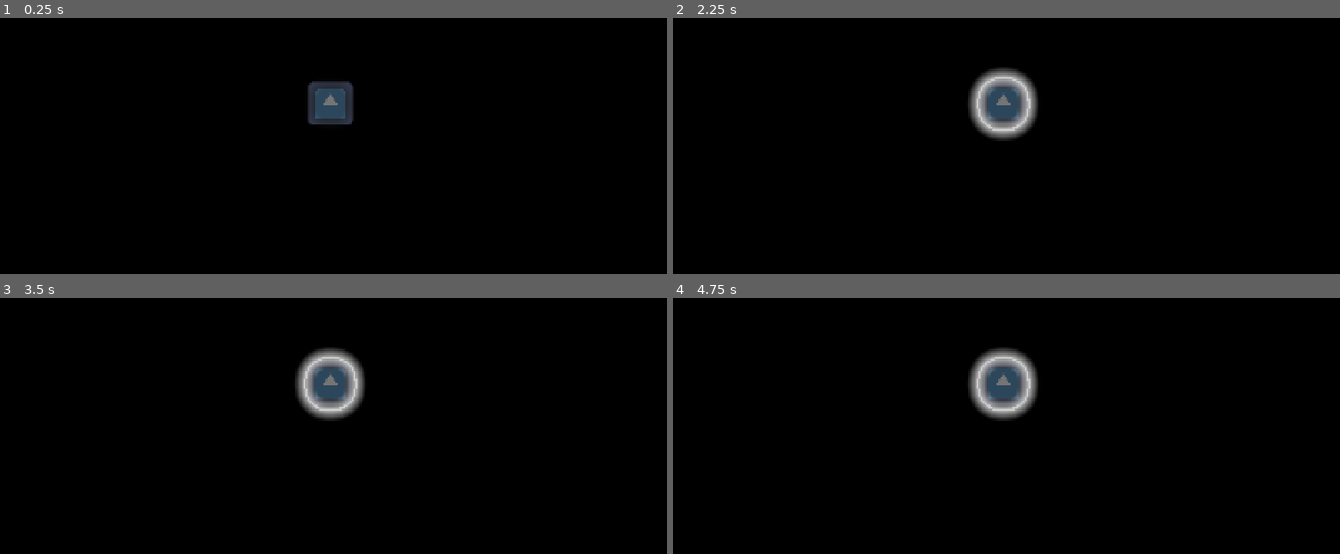
Above: before the commit, frames 1-4 (two rows, left to right).
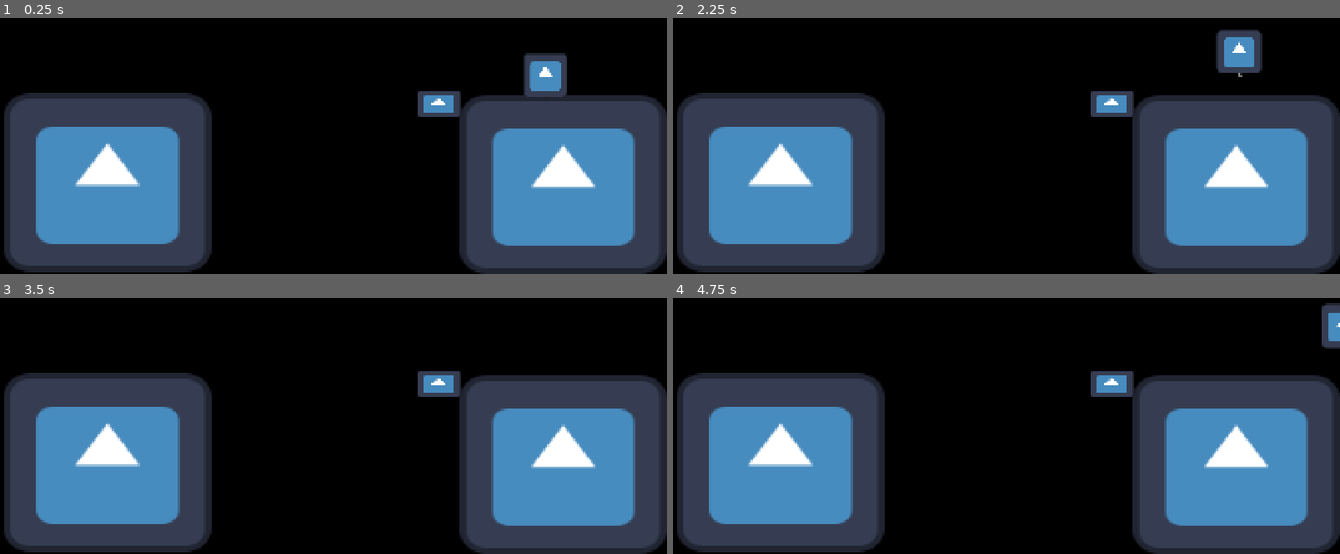
Above: after the commit, the same moments.

Repository: onlysusbastian/ai_demon_monk
Game: Godot game, scene res://scenes/main_scene.tscn
The game is run twice, just before and just after one commit, with the same random seed, the same clock (stepped at 60 frames per second) and the same inputs. The engine's default icon, where the game draws it, is replaced by a stand-in: a white triangle on a blue panel in a dark square.
Inputs (mouse positions are in pixels of both pictures, inside the frame that each line leads up to):
- Up to frame 1 (0.25 s): no input
- Up to frame 2 (2.25 s): click (1006, 105) at 0.52 s; click (1219, 97) at 1.27 s; tap Enter (ui_accept) at 2, 2.1 s; hold Right (ui_right) from 2.03 s (still down)
- Up to frame 3 (3.5 s): keep holding Right (ui_right); tap Enter (ui_accept) at 2.27, 2.57, 2.85, 3.02, 3.32 s
- Up to frame 4 (4.75 s): release Right (ui_right) at 3.53 s; hold Left (ui_left) 3.53-4.28 s; tap Enter (ui_accept) at 3.6, 4.35, 4.52 s; hold Right (ui_right) from 4.28 s (still down)

The runs differ from the first frame. In frame 1, 46% of the frame differs, in the area x 0-100%, y 13-100%; in frame 2, 47%, in the area x 0-100%, y 4-100%; in frame 3, 46%; in frame 4, 46%.

Commit message:
basic tooling

Diff:
--- a/scenes/main_scene.tscn
+++ b/scenes/main_scene.tscn
@@ -1,13 +1,99 @@
 [gd_scene format=3 uid="uid://bsa7qj2lsvqmt"]
 
-[ext_resource type="PackedScene" uid="uid://bq8r4x2j5a8ua" path="res://scenes/demon.tscn" id="1_w2twt"]
+[ext_resource type="Script" uid="uid://fhoia8t6oqec" path="res://scripts/main_logic.gd" id="1_pw63i"]
+[ext_resource type="PackedScene" uid="uid://bq8r4x2j5a8ua" path="res://scenes/monk.tscn" id="1_w2twt"]
+[ext_resource type="Texture2D" uid="uid://bj0dgb2o8ayf" path="res://icon.svg" id="3_7ykc4"]
+
+[sub_resource type="RectangleShape2D" id="RectangleShape2D_pw63i"]
+size = Vector2(592.5, 508)
+
+[sub_resource type="RectangleShape2D" id="RectangleShape2D_gubc5"]
+size = Vector2(374, 164.5)
+
+[sub_resource type="RectangleShape2D" id="RectangleShape2D_rt2n2"]
+size = Vector2(408.5, 193.25)
+
+[sub_resource type="RectangleShape2D" id="RectangleShape2D_7ykc4"]
+size = Vector2(119.5, 75.25)
+
+[sub_resource type="RectangleShape2D" id="RectangleShape2D_pu3yx"]
+size = Vector2(110.5, 42.125)
 
 [node name="main" type="Node2D" unique_id=651498797]
+script = ExtResource("1_pw63i")
 
 [node name="ColorRect" type="ColorRect" parent="." unique_id=1146457941]
 offset_right = 1920.0
 offset_bottom = 1080.0
 color = Color(0, 0, 0, 1)
 
-[node name="demon" parent="." unique_id=1968173147 instance=ExtResource("1_w2twt")]
-position = Vector2(951, 650)
+[node name="environmen" type="Node2D" parent="." unique_id=273982081]
+
+[node name="left_land" type="StaticBody2D" parent="environmen" unique_id=682464746]
+
+[node name="Icon" type="Sprite2D" parent="environmen/left_land" unique_id=2141633630]
+position = Vector2(1621.5, 821.25)
+scale = Vector2(4.6328125, 4.0273438)
+texture = ExtResource("3_7ykc4")
+
+[node name="CollisionShape2D" type="CollisionShape2D" parent="environmen/left_land" unique_id=1862889514]
+position = Vector2(1623.25, 821)
+shape = SubResource("RectangleShape2D_pw63i")
+
+[node name="left_spawn" type="Area2D" parent="environmen/left_land" unique_id=112413124]
+
+[node name="CollisionShape2D" type="CollisionShape2D" parent="environmen/left_land/left_spawn" unique_id=207397420]
+position = Vector2(343, 442.25)
+shape = SubResource("RectangleShape2D_gubc5")
+
+[node name="right_land" type="StaticBody2D" parent="environmen" unique_id=1732598824]
+
+[node name="Icon" type="Sprite2D" parent="environmen/right_land" unique_id=1761023532]
+position = Vector2(309.50003, 816)
+scale = Vector2(4.6640615, 4.0273438)
+texture = ExtResource("3_7ykc4")
+
+[node name="CollisionShape2D" type="CollisionShape2D" parent="environmen/right_land" unique_id=1676152287]
+position = Vector2(302, 816)
+shape = SubResource("RectangleShape2D_pw63i")
+
+[node name="right_spawn" type="Area2D" parent="environmen/right_land" unique_id=2113823860]
+
+[node name="CollisionShape2D" type="CollisionShape2D" parent="environmen/right_land/right_spawn" unique_id=1089861351]
+position = Vector2(1613, 422)
+shape = SubResource("RectangleShape2D_rt2n2")
+
+[node name="land_area" type="Node2D" parent="." unique_id=1726970630]
+
+[node name="boat" type="Node2D" parent="." unique_id=216346444]
+
+[node name="CharacterBody2D" type="CharacterBody2D" parent="boat" unique_id=1029135017]
+
+[node name="Icon" type="Sprite2D" parent="boat/CharacterBody2D" unique_id=468999437]
+position = Vector2(1263, 588.5)
+scale = Vector2(1, 0.6171875)
+texture = ExtResource("3_7ykc4")
+
+[node name="CollisionShape2D" type="CollisionShape2D" parent="boat/CharacterBody2D" unique_id=958535653]
+position = Vector2(1261, 588)
+shape = SubResource("RectangleShape2D_7ykc4")
+
+[node name="boat_body" type="Area2D" parent="boat/CharacterBody2D" unique_id=669501827]
+
+[node name="CollisionShape2D" type="CollisionShape2D" parent="boat/CharacterBody2D/boat_body" unique_id=356655784]
+position = Vector2(1263, 535)
+shape = SubResource("RectangleShape2D_pu3yx")
+
+[node name="characters" type="Node2D" parent="." unique_id=1531685562]
+
+[node name="demon" parent="characters" unique_id=1968173147 instance=ExtResource("1_w2twt")]
+position = Vector2(1570, 547)
+
+[node name="Button2" type="Button" parent="characters/demon" unique_id=49447973]
+offset_right = 8.0
+offset_bottom = 8.0
+
+[connection signal="body_entered" from="environmen/left_land/left_spawn" to="." method="_on_left_spawn_body_entered"]
+[connection signal="body_entered" from="environmen/right_land/right_spawn" to="." method="_on_right_spawn_body_entered"]
+[connection signal="body_entered" from="boat/CharacterBody2D/boat_body" to="." method="_on_boat_body_body_entered"]
+[connection signal="body_exited" from="boat/CharacterBody2D/boat_body" to="." method="_on_boat_body_body_exited"]
--- /dev/null
+++ b/scenes/monk.tscn
@@ -0,0 +1,18 @@
+[gd_scene format=3 uid="uid://bq8r4x2j5a8ua"]
+
+[ext_resource type="Script" uid="uid://b3s8wil3hjkj5" path="res://scripts/character_physics.gd" id="1_d2mo3"]
+[ext_resource type="Texture2D" uid="uid://bj0dgb2o8ayf" path="res://icon.svg" id="1_ye80u"]
+
+[sub_resource type="RectangleShape2D" id="RectangleShape2D_3t42y"]
+size = Vector2(116, 119)
+
+[node name="demon" type="CharacterBody2D" unique_id=1968173147]
+script = ExtResource("1_d2mo3")
+
+[node name="Icon" type="Sprite2D" parent="." unique_id=537570954]
+position = Vector2(0, -62)
+texture = ExtResource("1_ye80u")
+
+[node name="CollisionShape2D" type="CollisionShape2D" parent="." unique_id=544055841]
+position = Vector2(0, -61.5)
+shape = SubResource("RectangleShape2D_3t42y")
--- /dev/null
+++ b/scripts/character_physics.gd
@@ -0,0 +1,25 @@
+extends CharacterBody2D
+
+
+const SPEED = 300.0
+const JUMP_VELOCITY = -400.0
+
+
+func _physics_process(delta: float) -> void:
+	# Add the gravity.
+	if not is_on_floor():
+		velocity += get_gravity() * delta
+
+	# Handle jump.
+	if Input.is_action_just_pressed("ui_accept") and is_on_floor():
+		velocity.y = JUMP_VELOCITY
+
+	# Get the input direction and handle the movement/deceleration.
+	# As good practice, you should replace UI actions with custom gameplay actions.
+	var direction := Input.get_axis("ui_left", "ui_right")
+	if direction:
+		velocity.x = direction * SPEED
+	else:
+		velocity.x = move_toward(velocity.x, 0, SPEED)
+
+	move_and_slide()
--- /dev/null
+++ b/scripts/main_logic.gd
@@ -0,0 +1,32 @@
+extends Node2D
+
+
+@onready var left_land  = $environmen/left_land
+@onready var right_land = $environmen/right_land
+@onready var boat_area  = $boat/CharacterBody2D/Area2D
+
+@onready var left_spawn  = $environmen/left_spawn
+@onready var right_spawn = $environmen/right_spawn
+@onready var boat_body   = $boat/CharacterBody2D
+
+var character_area = {}
+
+# Called when the node enters the scene tree for the first time.
+func _ready() -> void:
+
+	pass
+
+
+# Called every frame. 'delta' is the elapsed time since the previous frame.
+func _process(delta: float) -> void:
+	pass
+
+
+func _on_left_spawn_body_entered(body: Node2D) -> void:
+	character_area[body] = "LEFT"
+
+func _on_right_spawn_body_entered(body: Node2D) -> void:
+	character_area[body] = "RIGHT"
+
+func _on_boat_body_body_entered(body: Node2D) -> void:
+	character_area[body] = "BOAT"
Not shown, added: scripts/character_physics.gd.uid
Not shown, added: scripts/main_logic.gd.uid
